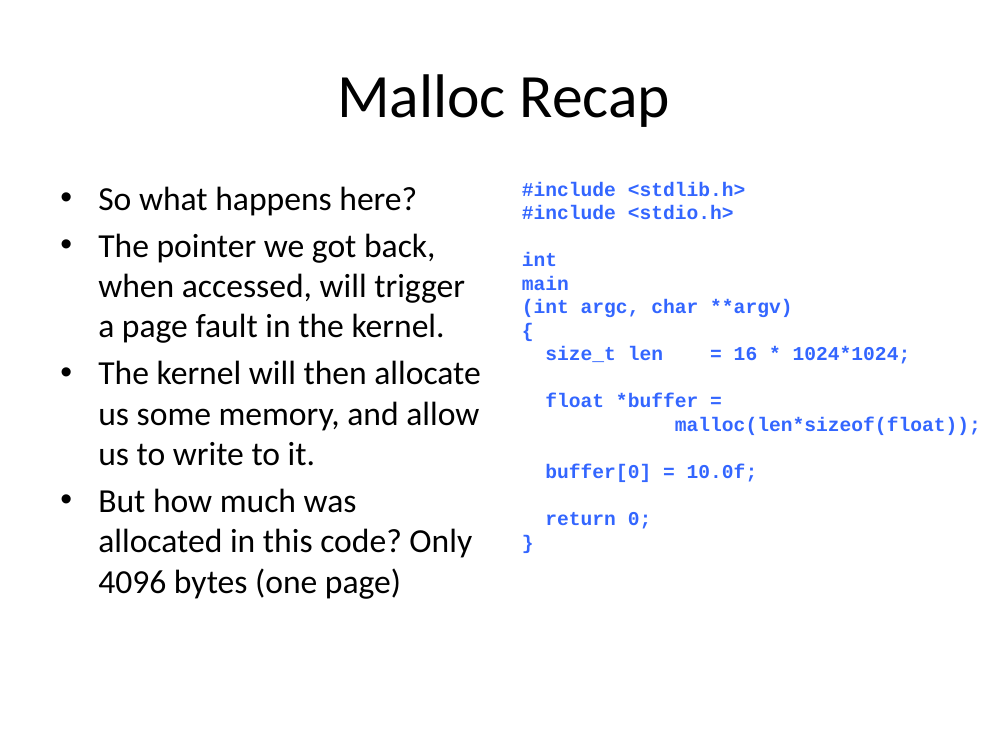
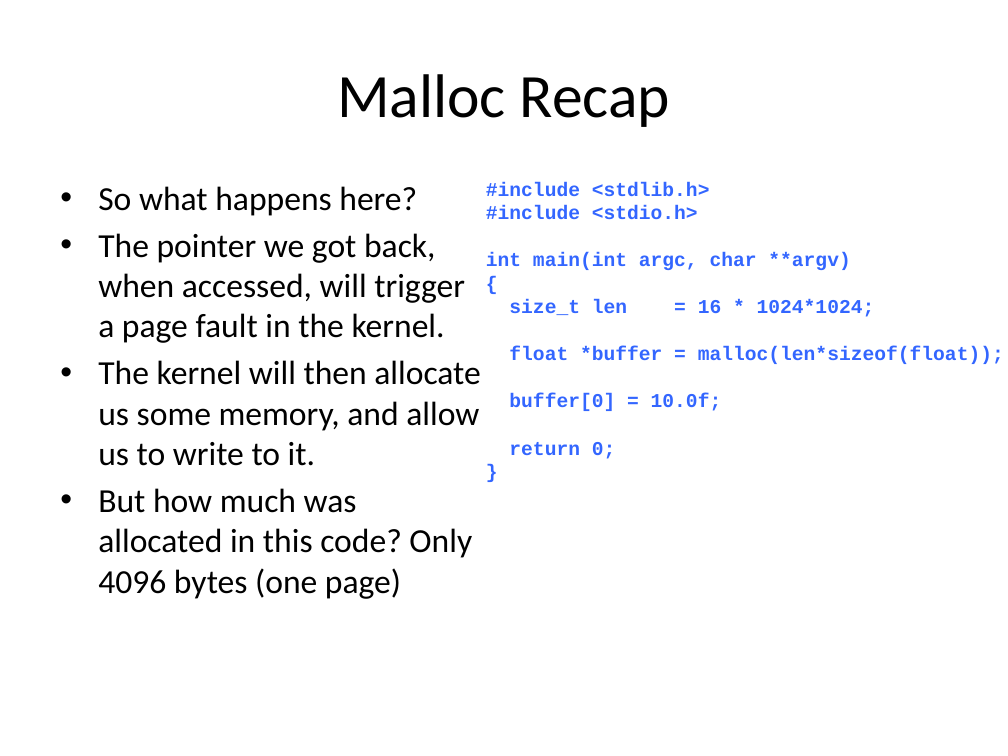
Before and after one commit to UoB-HPC/opencl-training-code, a slide deck: slide 18 of slides/advanced_part1.pptx (slide 12 before the commit). Drawn at 1008x756 pixels with LibreOffice and Linux fonts; fonts in the diff are those of the drawing. Boxes give left, top, right and bottom in pixels: in the first picture for what was removed or moved away, otherwise in the second. Text is boxed around its words. In the diff, an @@ line names an element or a change of style, - is before the commit and + after.

```diff
--- a/slides/advanced_part1.pptx
+++ b/slides/advanced_part1.pptx
@@ text "#include <stdlib.h>": place and size @@
-text "#include <stdlib.h>" at (522,182,981,529)
+text "#include <stdlib.h>" at (486,182,1004,459)
@@ text at (486,252,850,270): text changed @@
-int
-main
-(int argc, char **argv)
+int main(int argc, char **argv)
```
Also in this commit, not shown: 13 other slides changed.
